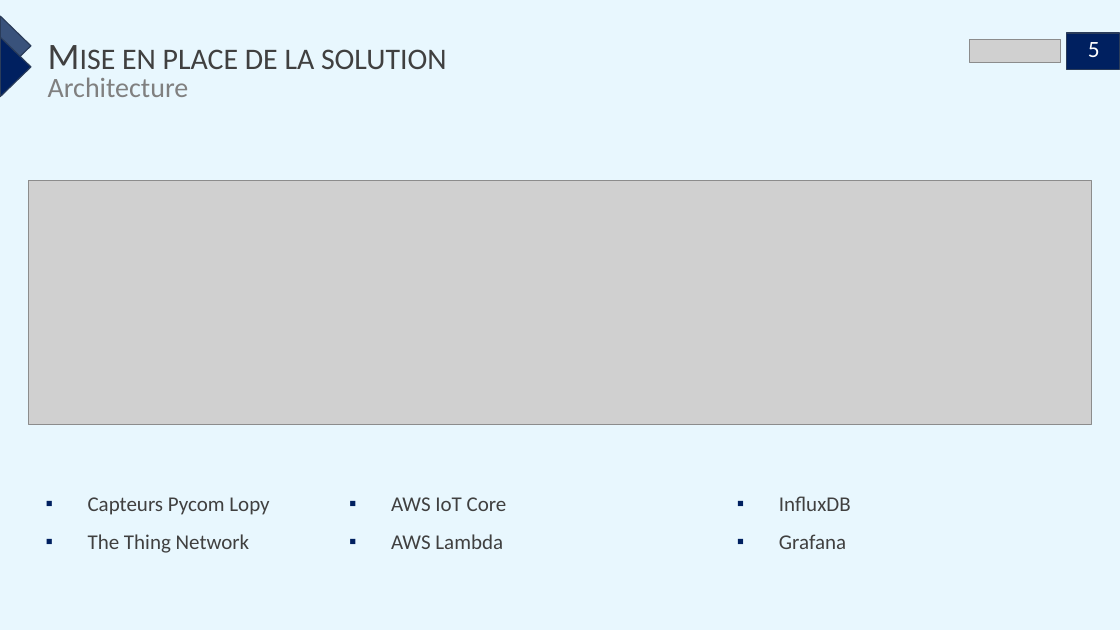
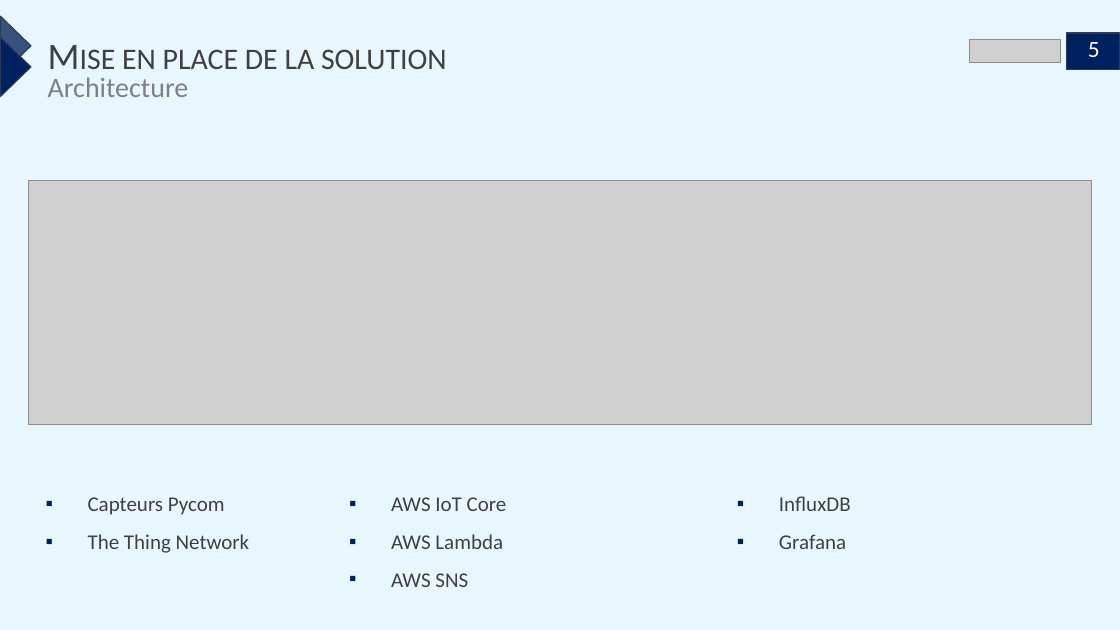
Before and after one commit to Cantondy/MA_IoT-Ruches, a slide deck: slide 5 of Presentation-IoT-Ruche.pptx. Drawn at 1120x630 pixels with LibreOffice and Linux fonts; fonts in the diff are those of the drawing; grey boxes stand for pictures. Boxes give left, top, right and bottom in pixels: in the first picture for what was removed or moved away, otherwise in the second. Text is boxed around its words. In the diff, an @@ line names an element or a change of style, - is before the commit and + after.

```diff
--- a/Presentation-IoT-Ruche.pptx
+++ b/Presentation-IoT-Ruche.pptx
@@ text at (x1=88, y1=497, x2=225, y2=515): text changed @@
-▪ Capteurs Pycom Lopy
+▪ Capteurs Pycom
@@ text at (x1=391, y1=573, x2=468, y2=587): paragraph added @@
+▪ AWS SNS
```
Also in this commit, not shown: 1 other slide changed.
